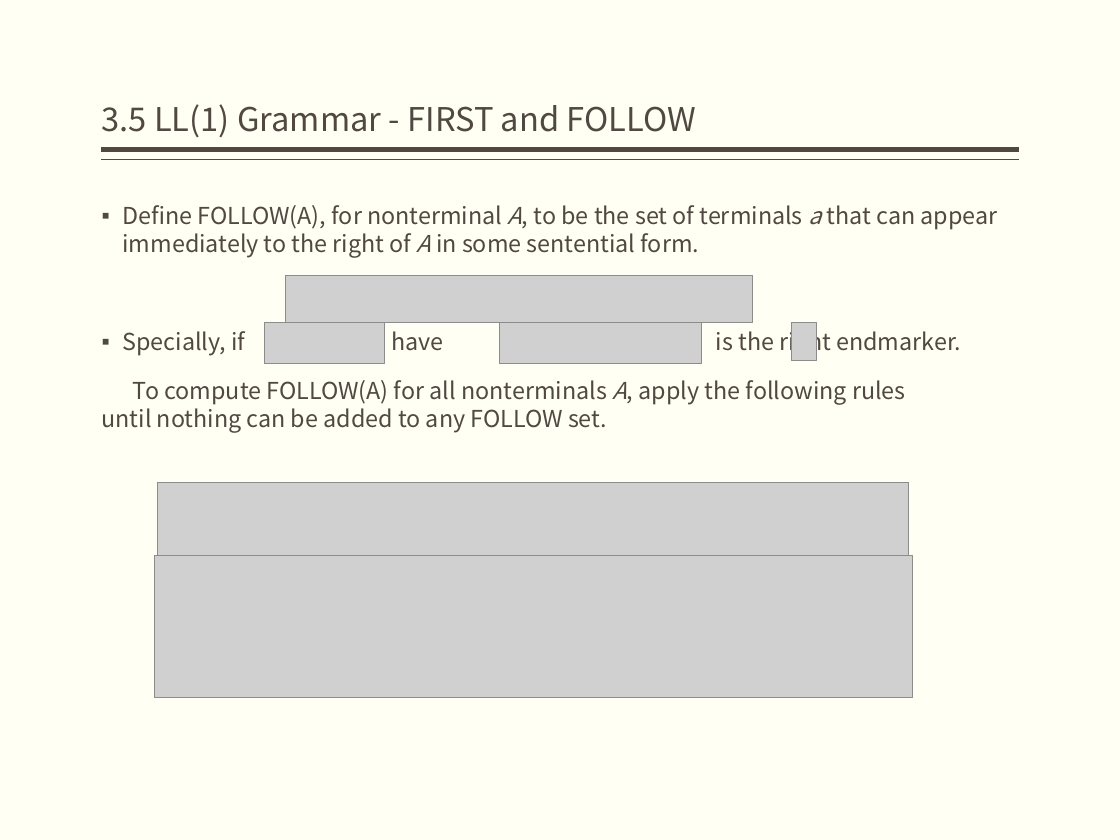
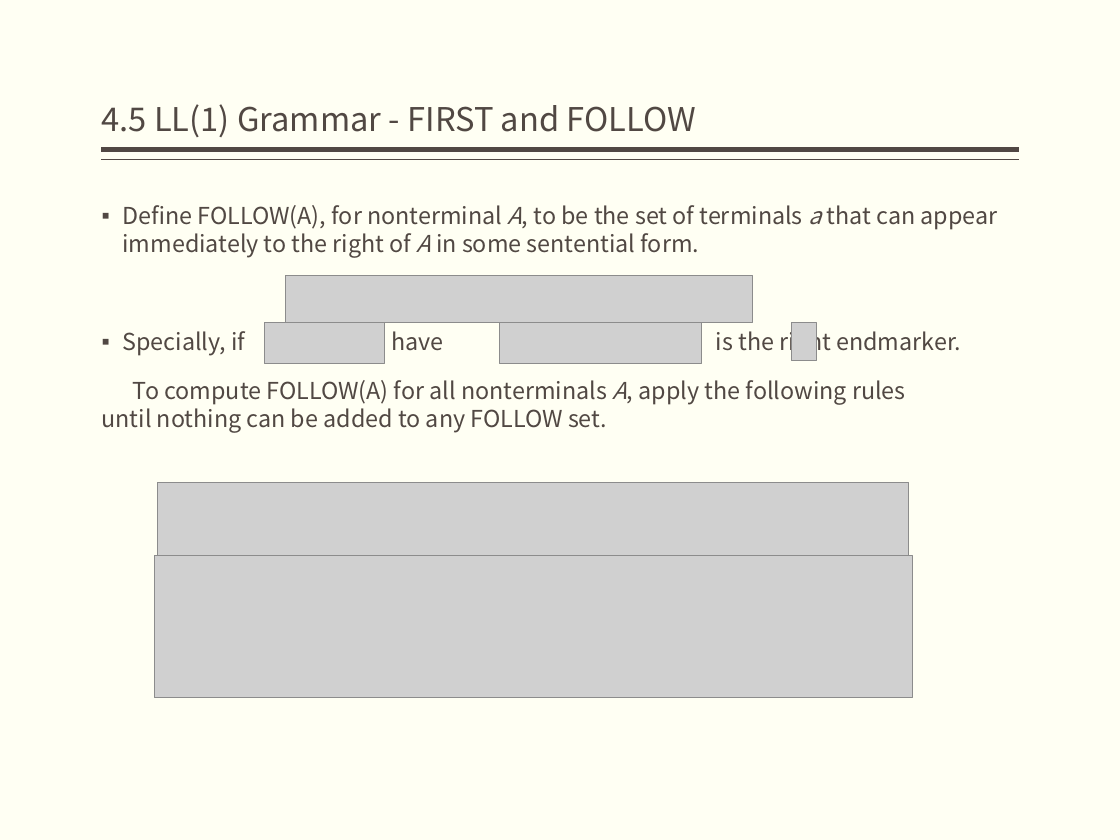
Before and after one commit to bonkboykz/jz81.github.io, a slide deck: slide 20 of course/compiler/LectureNotes/(Spring2017)Lecture4.pptx. Drawn at 1120x840 pixels with LibreOffice and Linux fonts; fonts in the diff are those of the drawing; grey boxes stand for pictures. Boxes give left, top, right and bottom in pixels: in the first picture for what was removed or moved away, otherwise in the second. Text is boxed around its words. In the diff, an @@ line names an element or a change of style, - is before the commit and + after.

```diff
--- a/course/compiler/LectureNotes/(Spring2017)Lecture4.pptx
+++ b/course/compiler/LectureNotes/(Spring2017)Lecture4.pptx
@@ title at (102,104,696,137): text changed @@
-3.5 LL(1) Grammar - FIRST and FOLLOW
+4.5 LL(1) Grammar - FIRST and FOLLOW
```
Also in this commit, not shown: 26 other slides changed, 3 slides added.
